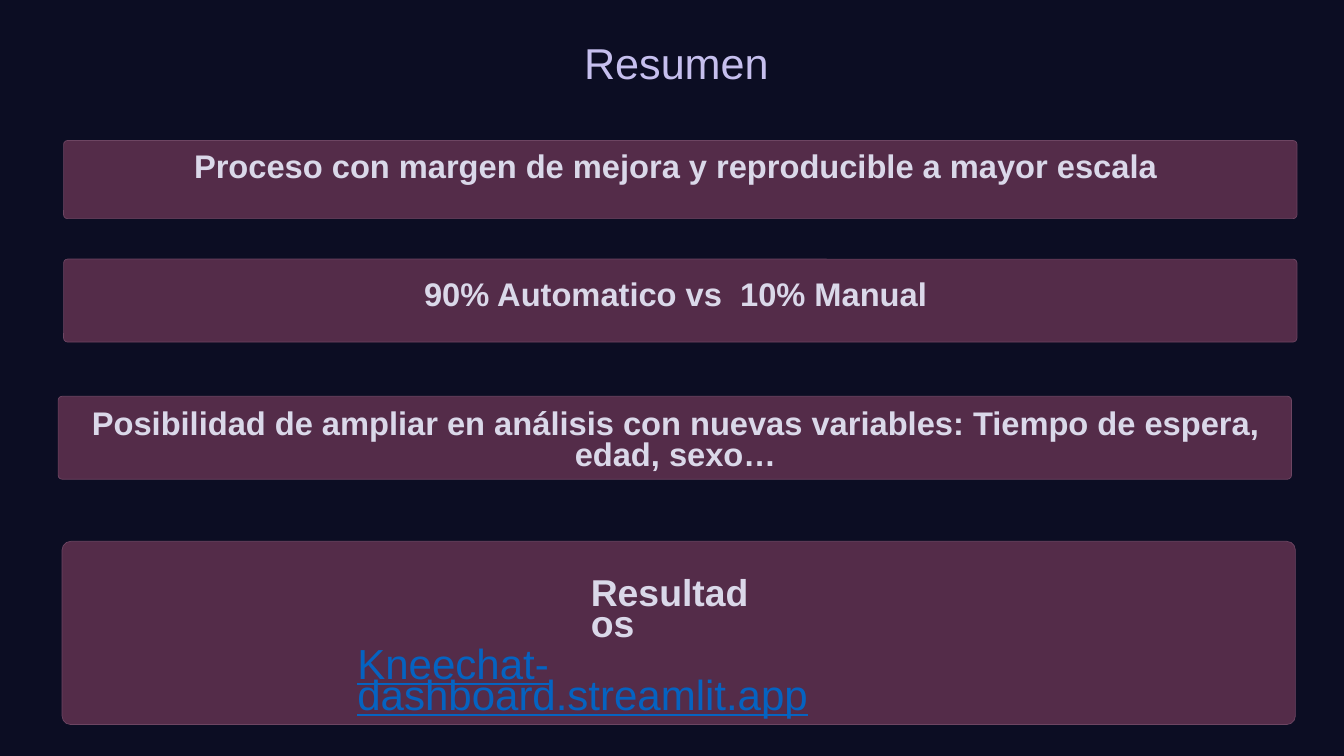
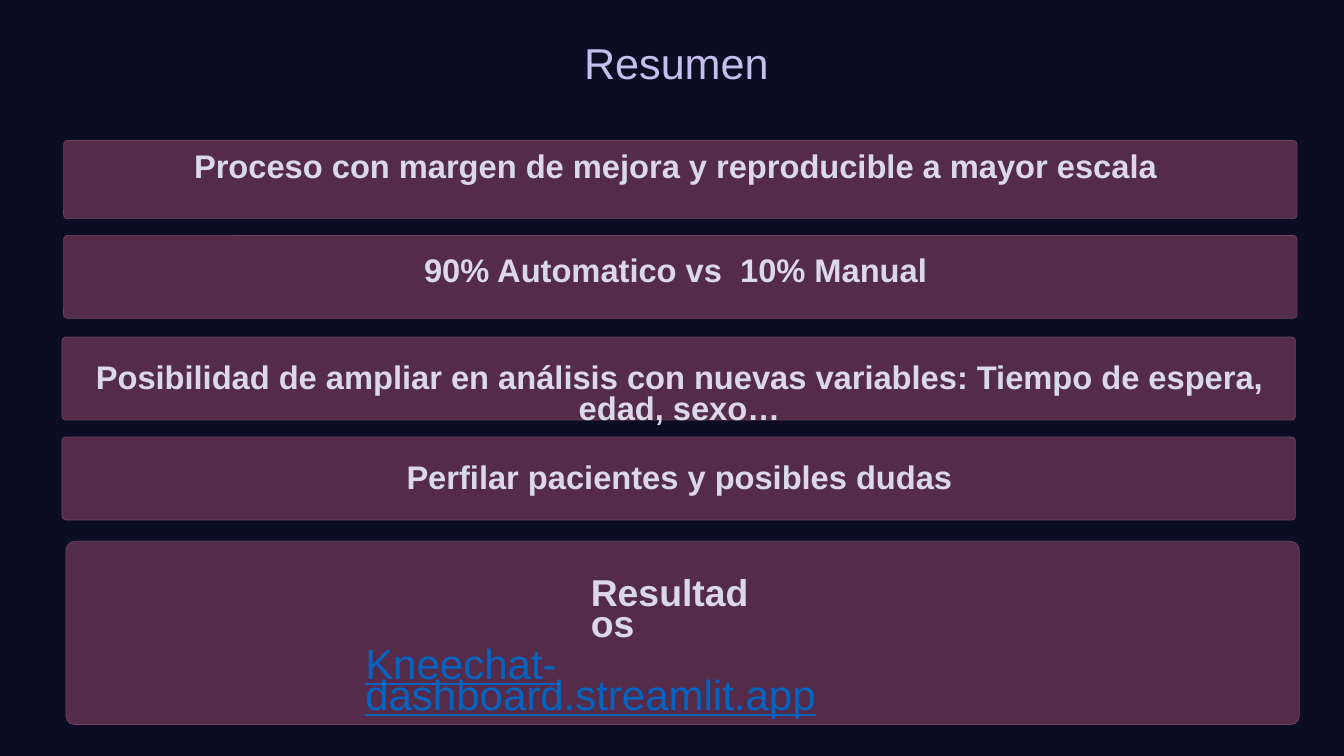
Before and after one commit to josegabriel8/Kneechat-Dashboard, a slide deck: slide 11 of Analisis-de-Necesidades-de-Informacion-en-Pacientes-Pendientes-de-Artroplastia-Total-de-Rodilla-ATR.pptx. Drawn at 1344x756 pixels with LibreOffice and Linux fonts; fonts in the diff are those of the drawing; background and template pictures are left out; a plain dark background stands for a picture behind light text. Boxes give left, top, right and bottom in pixels: in the first picture for what was removed or moved away, otherwise in the second. Text is boxed around its words. In the diff, an @@ line names an element or a change of style, - is before the commit and + after.

```diff
--- a/Analisis-de-Necesidades-de-Informacion-en-Pacientes-Pendientes-de-Artroplastia-Total-de-Rodilla-ATR.pptx
+++ b/Analisis-de-Necesidades-de-Informacion-en-Pacientes-Pendientes-de-Artroplastia-Total-de-Rodilla-ATR.pptx
@@ rounded rectangle: place and size @@
-rounded rectangle at [64,259,1297,342]
+rounded rectangle at [64,235,1297,318]
@@ text "90% Automatico vs 10% Manual": place and size @@
-text "90% Automatico vs 10% Manual" at [424,282,926,307]
+text "90% Automatico vs 10% Manual" at [424,258,926,283]
@@ rounded rectangle: place and size @@
-rounded rectangle at [58,396,1291,480]
+rounded rectangle at [62,337,1295,420]
@@ text "Posibilidad de ampliar en análisis ...": place and size @@
-text "Posibilidad de ampliar en análisis ..." at [92,411,1259,471]
+text "Posibilidad de ampliar en análisis ..." at [96,365,1262,426]
@@ rounded rectangle added at [62,437,1295,520], fill #542C49, outline #6D4562 0.6 pt @@
@@ text added at [407,465,952,495], 28 pt, text #DAD8E9, bold @@
+Perfilar pacientes y posibles dudas
@@ rounded rectangle: place and size @@
-rounded rectangle at [62,541,1295,724]
+rounded rectangle at [66,541,1299,724]
@@ text "Kneechat-dashboard.streamlit.app": place and size @@
-text "Kneechat-dashboard.streamlit.app" at [357,648,807,718]
+text "Kneechat-dashboard.streamlit.app" at [365,648,815,718]
```
Also in this commit, not shown: 1 other slide changed.
